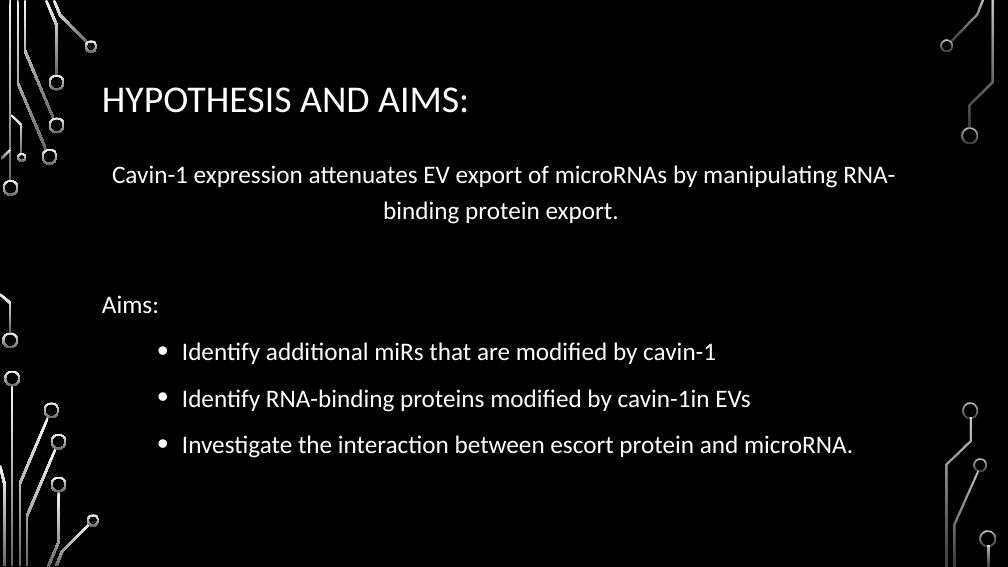
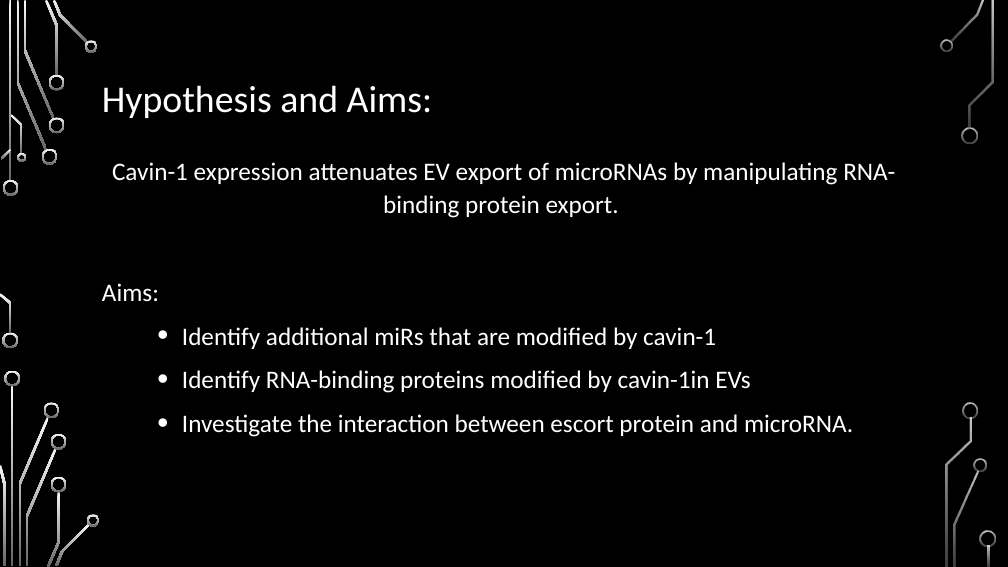
Before and after one commit to HarleyRobinson/Honours2, a slide deck: slide 5 of BackgroundInfo/MeetingSept.pptx. Drawn at 1008x567 pixels with LibreOffice and Linux fonts; fonts in the diff are those of the drawing; background and template pictures are left out. Boxes give left, top, right and bottom in pixels: in the first picture for what was removed or moved away, otherwise in the second. Text is boxed around its words. In the diff, an @@ line names an element or a change of style, - is before the commit and + after.

```diff
--- a/BackgroundInfo/MeetingSept.pptx
+++ b/BackgroundInfo/MeetingSept.pptx
@@ title at (102, 85, 433, 118): text changed @@
-HYPOTHESIS AND AIMS:
+Hypothesis and Aims:
@@ text "Cavin-1 expression attenuates EV export ..." at (102, 162, 895, 437): line spacing 1.2 to 1.1 @@
```
Also in this commit, not shown: 13 other slides changed, 1 slide added, 1 other file.
